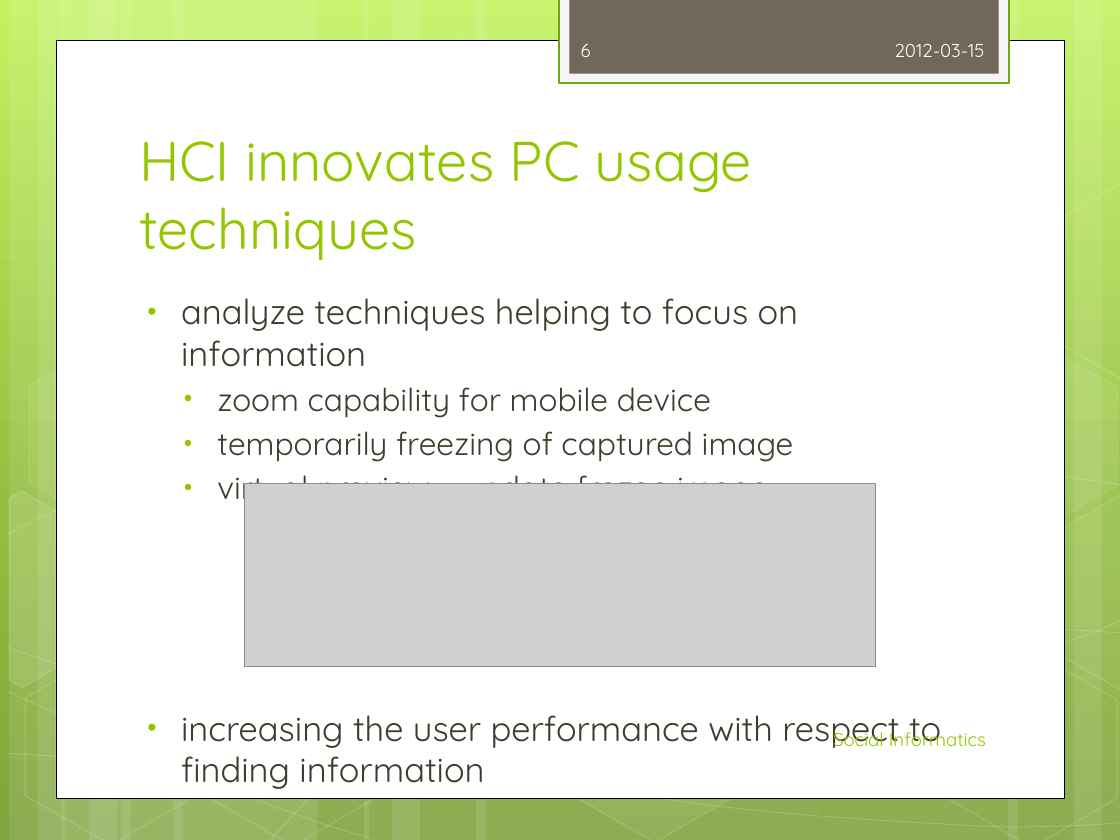
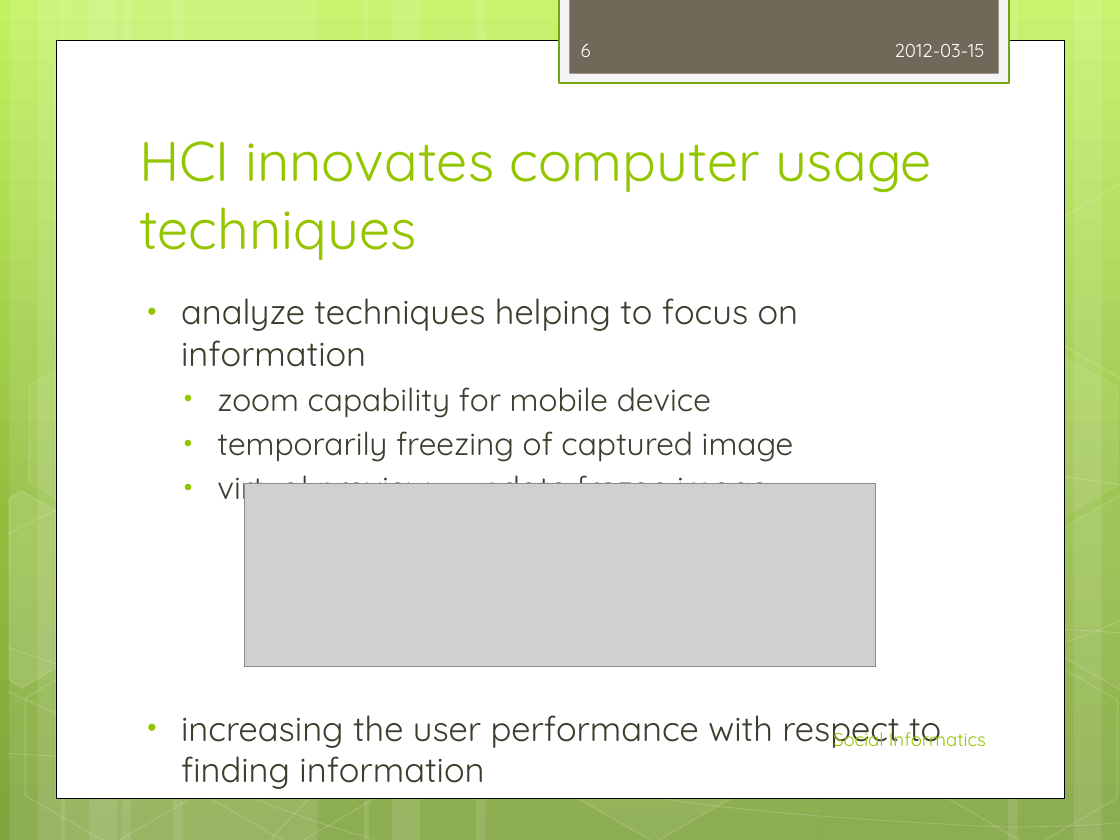
Before and after one commit to jrehwaldt/UT-12SS-Social-Informatics, a slide deck: slide 6 of 2012-03-12_Aleksandra Kurbatova_Jan Rehwaldt_Human-Computer Interaction.pptx. Drawn at 1120x840 pixels with LibreOffice and Linux fonts; fonts in the diff are those of the drawing; grey boxes stand for pictures. Boxes give left, top, right and bottom in pixels: in the first picture for what was removed or moved away, otherwise in the second. Text is boxed around its words. In the diff, an @@ line names an element or a change of style, - is before the commit and + after.

Commit message:
* fix headline

```diff
--- a/2012-03-12_Aleksandra Kurbatova_Jan Rehwaldt_Human-Computer Interaction.pptx
+++ b/2012-03-12_Aleksandra Kurbatova_Jan Rehwaldt_Human-Computer Interaction.pptx
@@ title at (139,141,932,260): text changed @@
-HCI innovates PC usage techniques
+HCI innovates computer usage techniques
```
